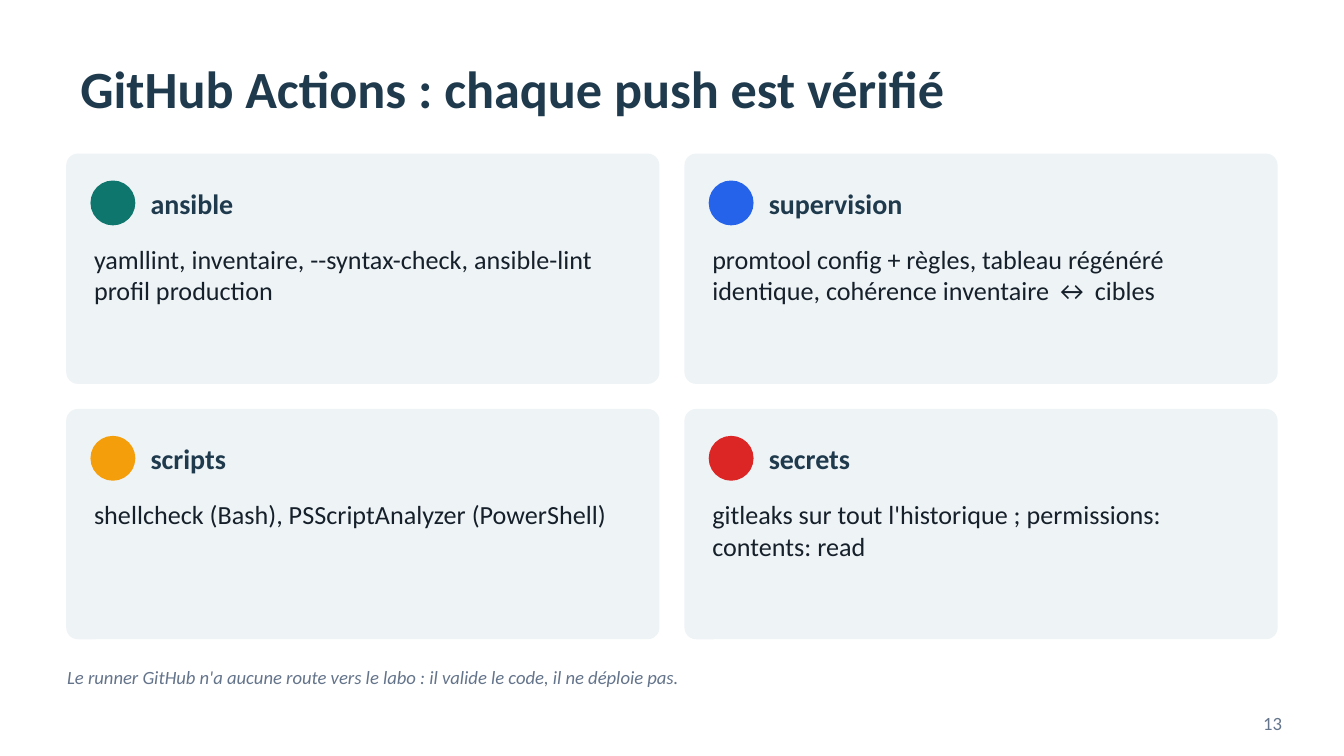
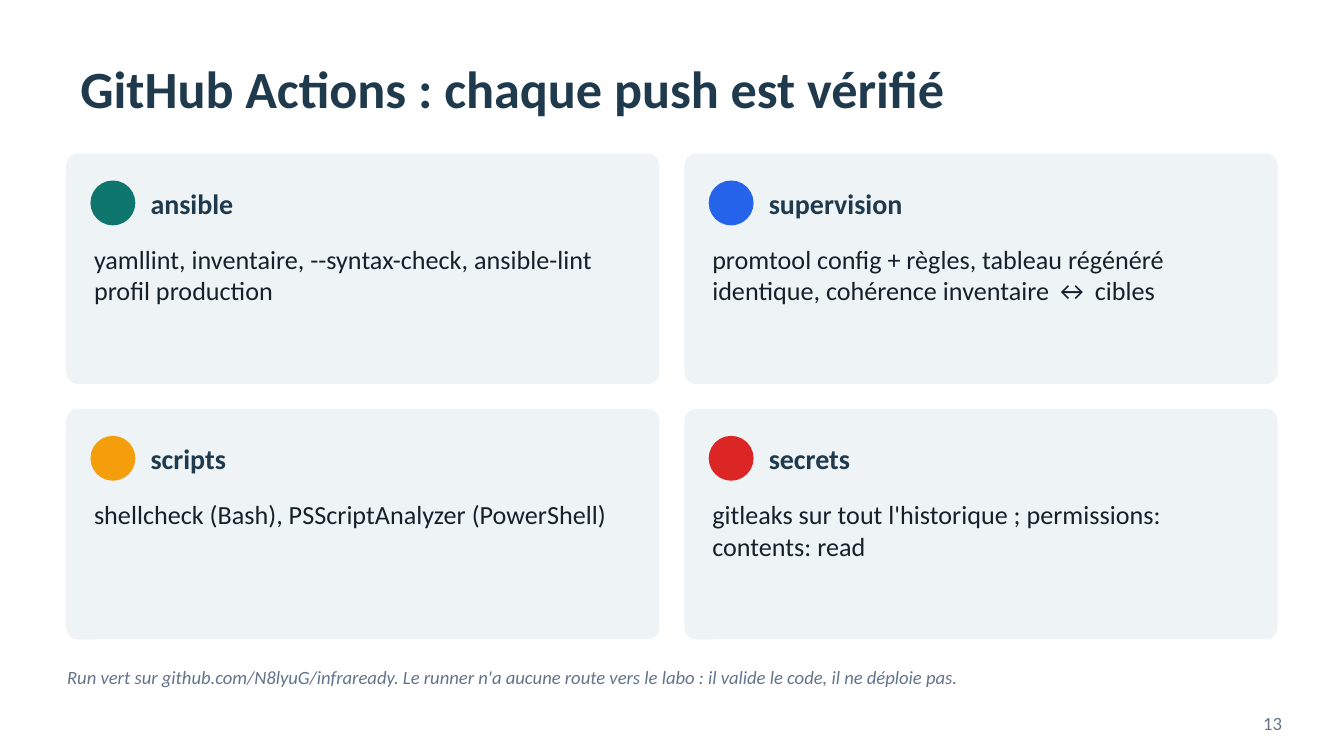
Before and after one commit to N8lyuG/infraready, a slide deck: slide 13 of docs/presentation_orale.pptx. Drawn at 1344x756 pixels with LibreOffice and Linux fonts; fonts in the diff are those of the drawing. Boxes give left, top, right and bottom in pixels: in the first picture for what was removed or moved away, otherwise in the second. Text is boxed around its words. In the diff, an @@ line names an element or a change of style, - is before the commit and + after.

Commit message:
Livrables mis a jour avec le lien du depot et la preuve du run vert
- README : tache G avec lien vers le run GitHub Actions vert
- dossier-technique.pdf : URL du depot + capture du run (section 11)
- presentation_orale : URL du depot

```diff
--- a/docs/presentation_orale.pptx
+++ b/docs/presentation_orale.pptx
@@ text at (67,671,957,687): text changed @@
-Le runner GitHub n'a aucune route vers le labo : il valide le code, il ne déploie pas.
+Run vert sur github.com/N8lyuG/infraready. Le runner n'a aucune route vers le labo : il valide le code, il ne déploie pas.
```
Also in this commit, not shown: 1 other slide changed, 3 other files.
